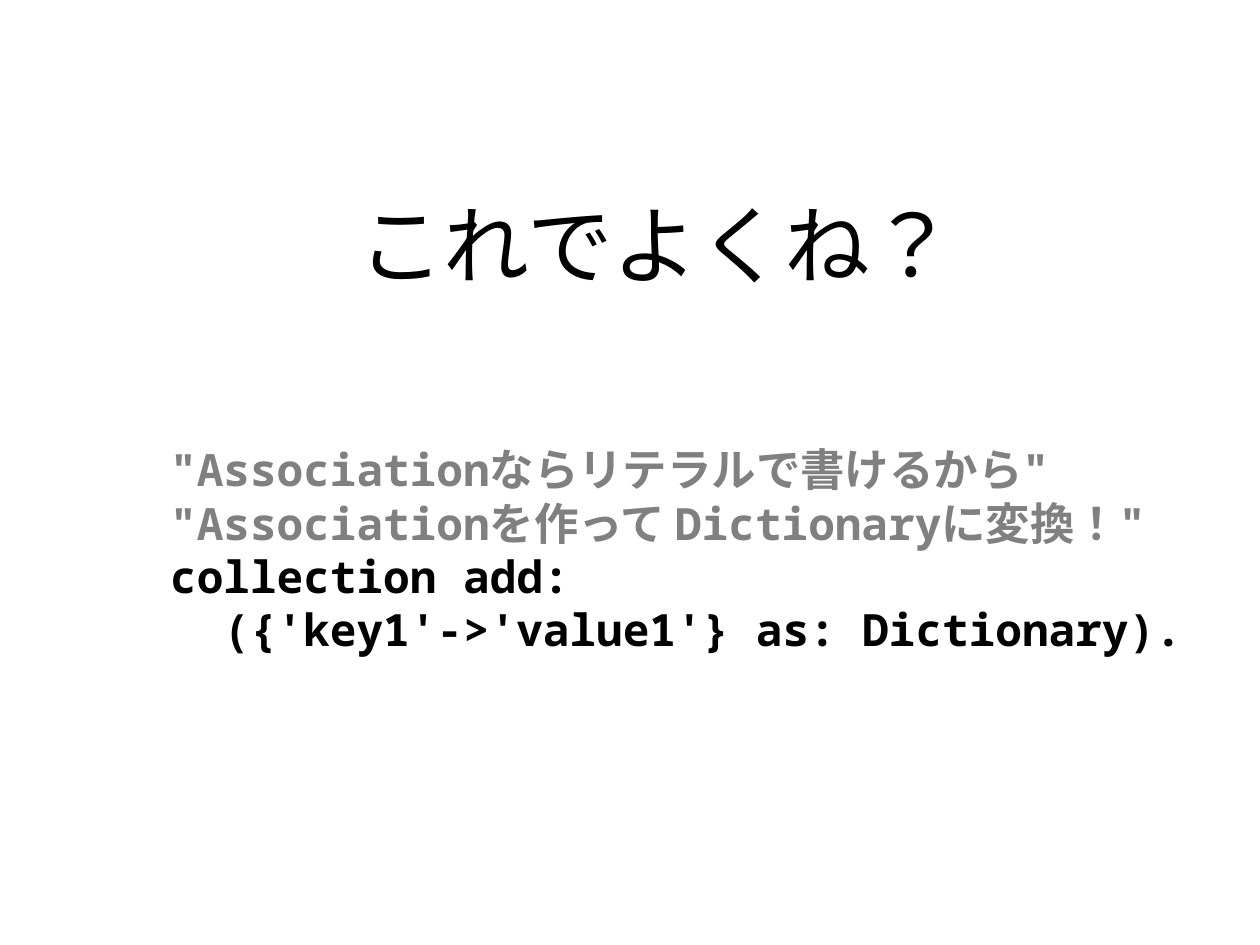
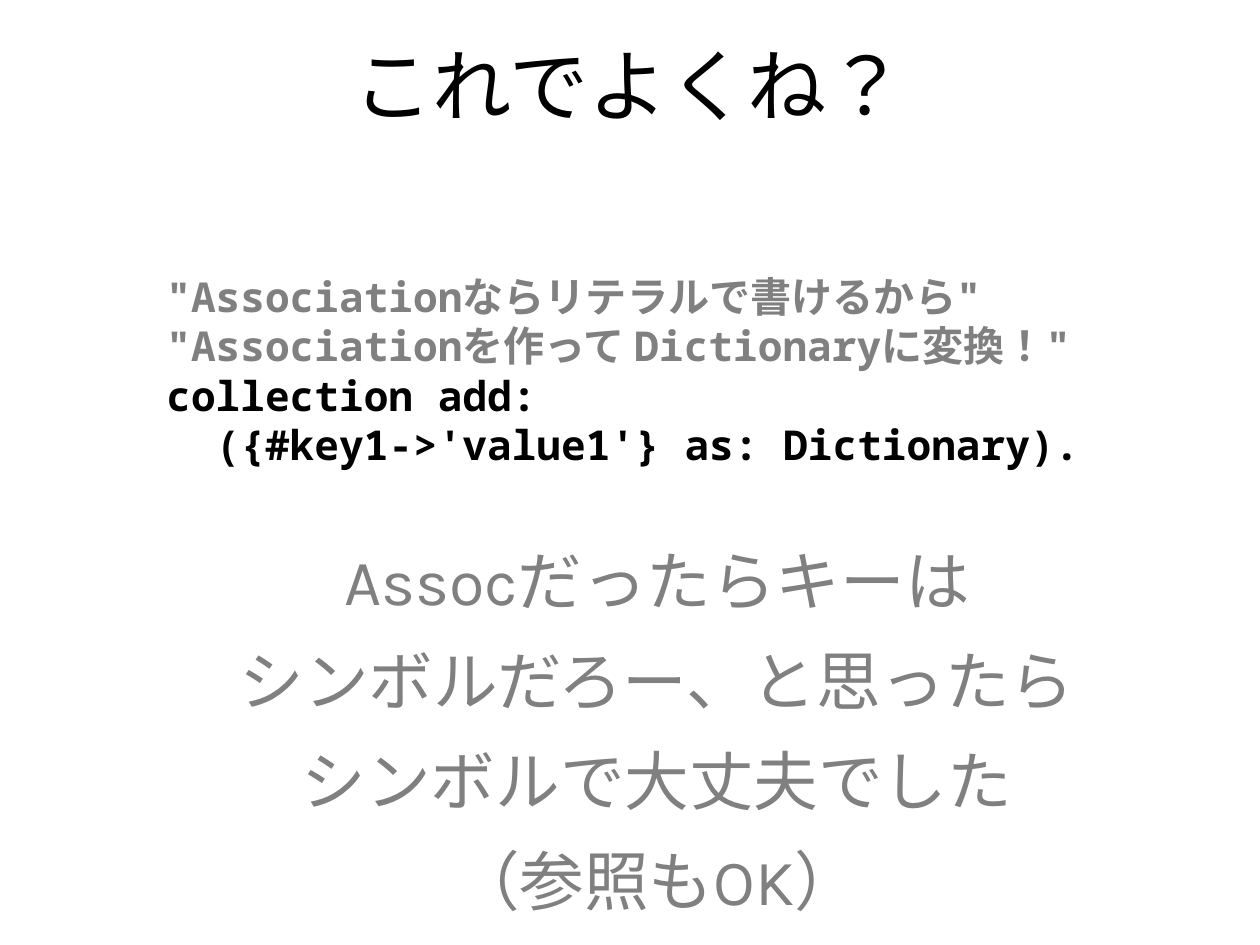
Before and after one commit to naruoga/mongotalk-sample, a slide deck: slide 33 of trying-mongotalk.odp. Drawn at 1260x945 pixels with LibreOffice and Linux fonts; fonts in the diff are those of the drawing. Boxes give left, top, right and bottom in pixels: in the first picture for what was removed or moved away, otherwise in the second. Text is boxed around its words. In the diff, an @@ line names an element or a change of style, - is before the commit and + after.

```diff
--- a/trying-mongotalk.odp
+++ b/trying-mongotalk.odp
@@ text at bbox=[354, 51, 906, 120]: size 54 to 50 pt in "これでよくね？"; indent changed @@
@@ text at bbox=[166, 277, 1079, 911]: text changed; size 28 to 25.9 pt @@
-"Associationならリテラルで書けるから"
-"Associationを作って Dictionaryに変換！"
-collection add:
-({'key1'->'value1'} as: Dictionary).
+"Associationならリテラルで書けるから"
+"Associationを作って Dictionaryに変換！"
+collection add:
+({#key1->'value1'} as: Dictionary).
+Assocだったらキーは
+シンボルだろー、と思ったら
+シンボルで大丈夫でした
+（参照もOK）
```
Also in this commit, not shown: 18 other slides changed, 30 slides added, 3 slides removed, 1 other file.
